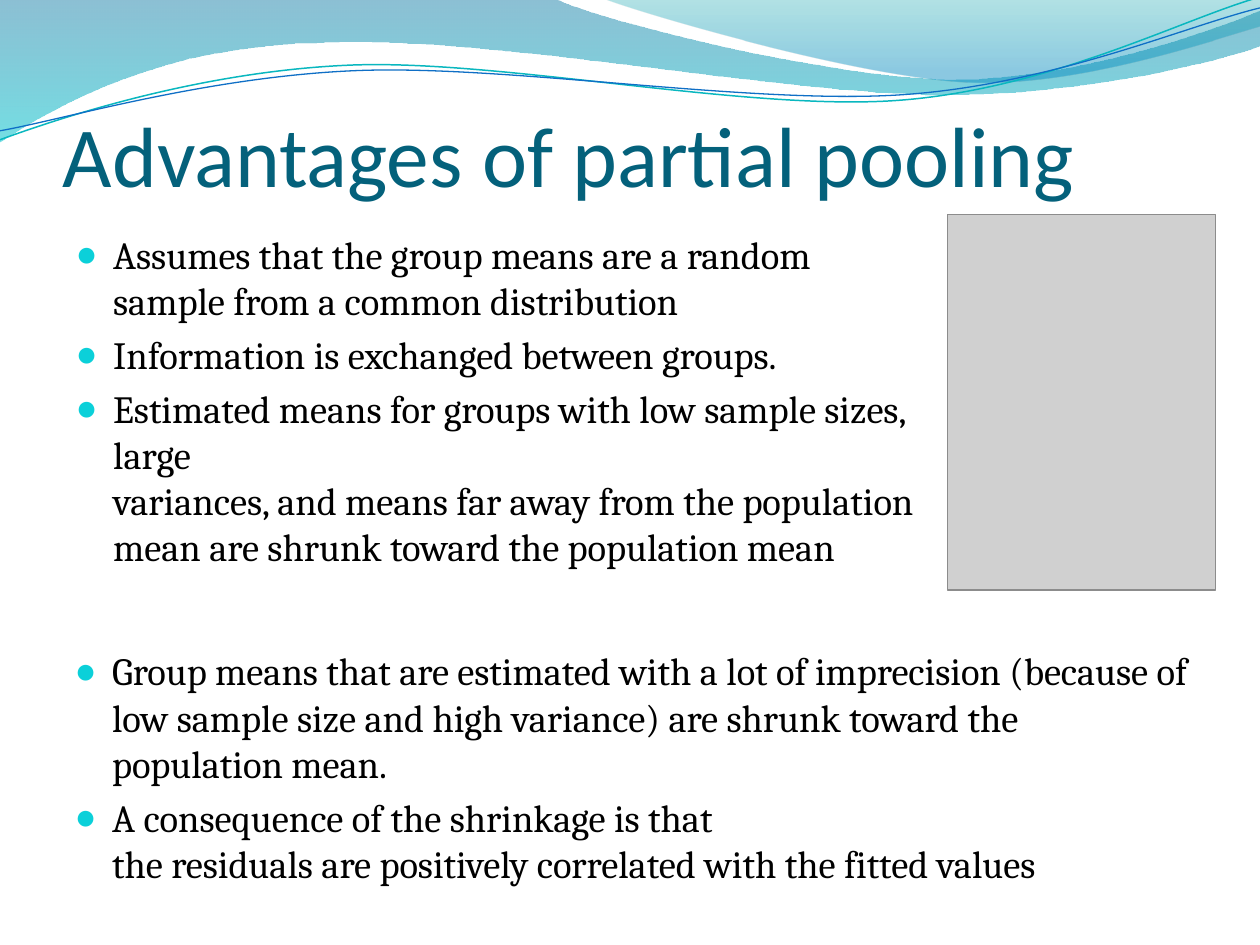
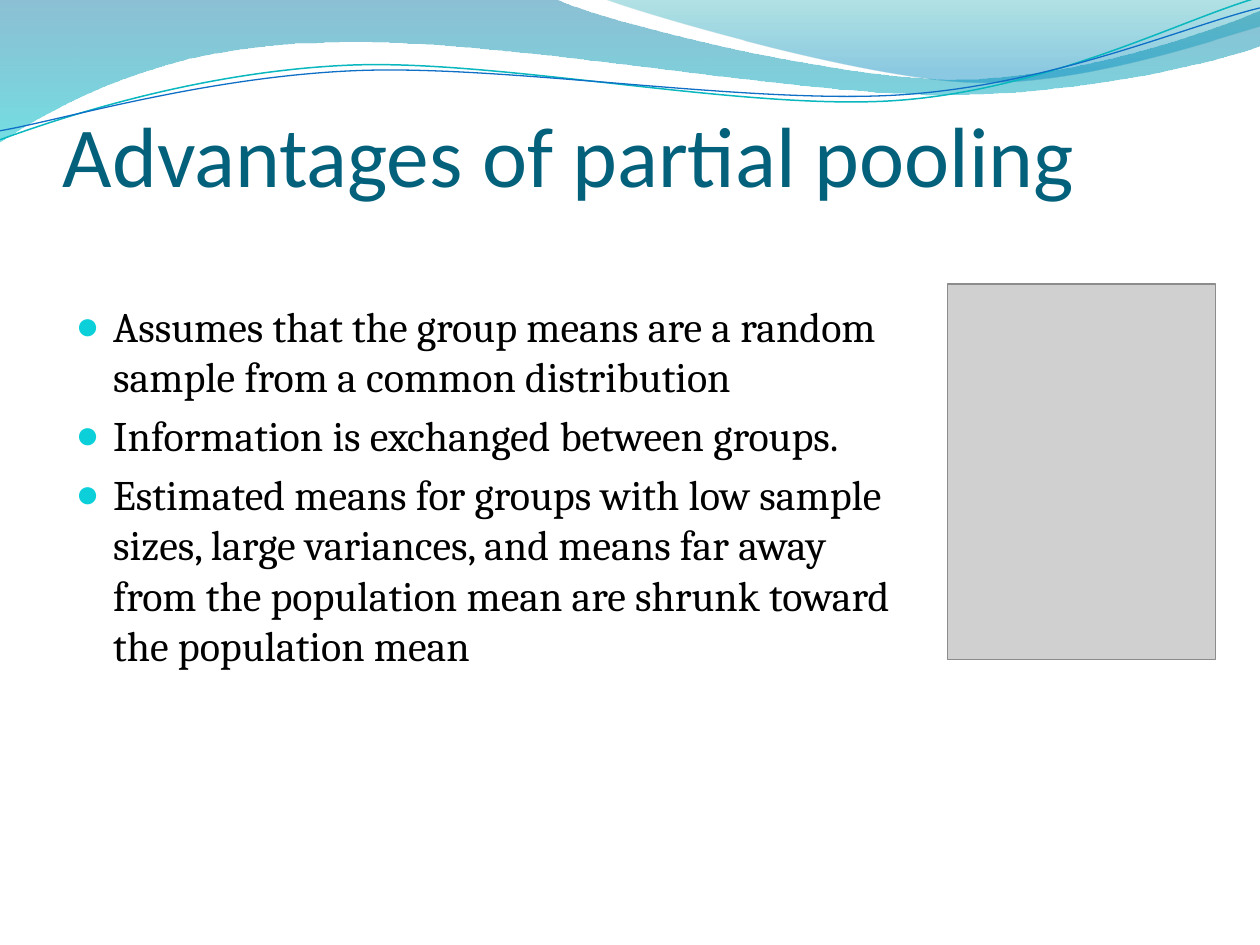
Before and after one commit to ricschuster/R_Workshop_Vienna_2018_02, a slide deck: slide 11 of ppts/Topic 7 Linear mixed-effects models (random effects).pptx (slide 12 before the commit). Drawn at 1260x945 pixels with LibreOffice and Linux fonts; fonts in the diff are those of the drawing; grey boxes stand for pictures; background and template pictures are left out. Boxes give left, top, right and bottom in pixels: in the first picture for what was removed or moved away, otherwise in the second. Text is boxed around its words. In the diff, an @@ line names an element or a change of style, - is before the commit and + after.

```diff
--- a/ppts/Topic 7 Linear mixed-effects models (random effects).pptx
+++ b/ppts/Topic 7 Linear mixed-effects models (random effects).pptx
@@ text "Assumes that the group means ...": place and size @@
-text "Assumes that the group means ..." at [113,242,914,569]
+text "Assumes that the group means ..." at [113,312,889,670]
@@ text "Assumes that the group means ..." at [113,312,889,670]: size 22 to 24 pt @@
@@ picture: place and size @@
-picture at [948,214,1216,590]
+picture at [948,284,1216,659]
@@ text removed at [112,657,1187,887] @@
-● Group means that are estimated with a lot of imprecision (because of low sample size and high variance) are shrunk toward the population mean.
-● A consequence of the shrinkage is that
-  the residuals are positively correlated with the fitted values
```
Also in this commit, not shown: 5 other slides changed, 1 slide removed.
